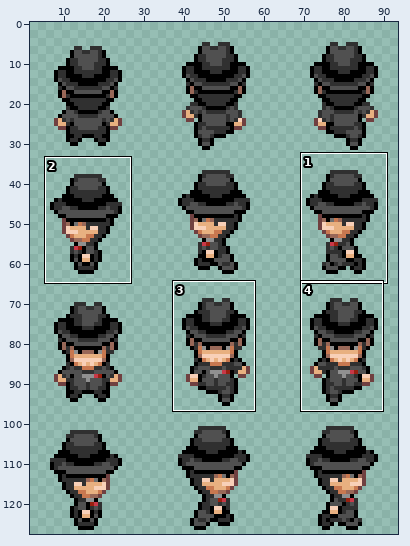
A sprite sheet gets an edit: P3D/Content/Textures/NPC/Giovanni.png. Above: a wide view before the commit, with the close-up outlined.
Close-up. As it was:
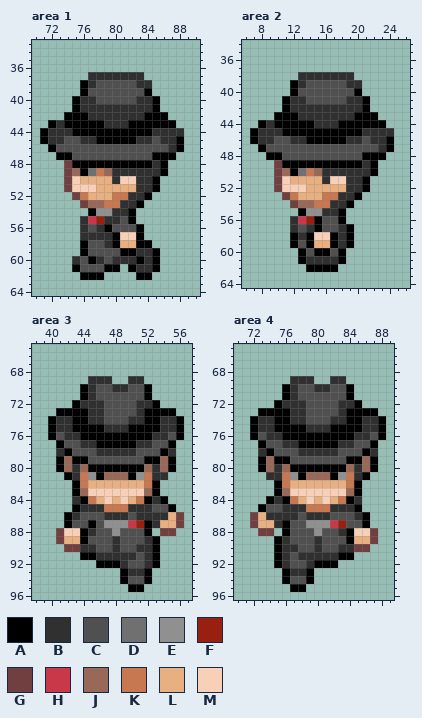
The file is 96x128 pixels. Shown: area 1: x 70..90, y 33..64; area 2: x 6..26, y 34..64; area 3: x 38..57, y 65..96; area 4: x 70..89, y 65..96. The wide view leaves out empty margins. The commit also changed other parts of the picture, which this record leaves out.
Palette (. is transparent): A #000000  B #303030  C #505050  D #707070  E #909090  F #982010  G #704040  H #c83848  J #986858  K #c87850  L #e8b080  M #f8d0b8
Pixels before, area 1, first column x 71:
37 ......BBBBBBB.....
38 .....ABCCCCCBB....
39 .....ACCCCCCCA....
40 ....ABBCCCCCBBA...
41 ....ABBBBBBBBBA...
42 ...AAABBBBBBBAAA..
43 .ABAAAAABBBAAAAAA.
44 ABBBAAAAAAAAAABBBB
45 ABBCCBBAAAAABBCBBA
46 .ACCCCCCCCCCCCCCBA
47 ..AACCCCCCCCCCAAA.
48 ...GAAAAAAAAAABA..
49 ...GJADKJBBBBBBA..
50 ...GMLLLLBMMBBA...
51 ...GMMMLLLLLBBA...
52 ....GKLLLKKBBA....
53 .....GJJKKBBA.....
54 ......AEEBBA......
55 .....BHFBBCA......
56 .....BCBACCCA.....
57 .....BBBBAMMA.....
58 .....ACCBALLAA....
59 .....ACCCCAABBA...
60 ....BCABCBBBABA...
61 ....ACCCAA.ABBA...
62 .....AAA....AA....
Pixels before, area 2, first column x 7:
38 ......BBBBBBB.....
39 .....ABCCCCCBB....
40 .....ACCCCCCCA....
41 ....ABBCCCCCBBA...
42 ....ABBBBBBBBBA...
43 ...AAABBBBBBBAAA..
44 .ABAAAAABBBAAAAAA.
45 ABBBAAAAAAAAAABBBB
46 ABBCCBBAAAAABBCBBA
47 .ACCCCCCCCCCCCCCBA
48 ..AACCCCCCCCCCAAA.
49 ...GAAAAAAAAAABA..
50 ...GJADKJBBBBBBA..
51 ...GMLLLLBMMBBA...
52 ...GMMMLLLLLBBA...
53 ....GKLLLKKBBA....
54 .....GJJKKBBA.....
55 ......AEEBBA......
56 .....BHFACCA......
57 .....BCBACCBA.....
58 .....ABAMMABA.....
59 .....ACALLABA.....
60 ......ACAACA......
61 ......ABBBBA......
62 .......AAAA.......
Pixels before, area 3, first column x 40:
69 .....BBB..BB.....
70 ....ABCCBBCCA....
71 ....ABCCCCCCA....
72 ...ABBBCCCCBBA...
73 .AAAABBCCCCBAAAA.
74 ABBAABBCCCBBAABBA
75 ABBAAAABBBAAAABBA
76 ACBBAAAAAAAAABBCA
77 .ACCBBAAAAABBCCA.
78 .BACCCBBBBBCCCAB.
79 .AJAACCCCCCCAAJA.
80 .AJBJAAAAAAAJBJA.
81 ..ABKEAJJJAEKBB..
82 ...AKLLLLLLLKA...
83 ...AJMMMMMMMJA...
84 ...BAKLMLMLKABA..
85 ...ABBBKKKBBBCCA.
86 ..ABCCCBBBCBBBBLG
87 ..ACCACEEEHFABLLG
88 .GMMABCCECCCA.GG.
89 .GLLACCCBCCCBA...
90 ..GGBBCCBCCBBA...
91 ....AABBBBBCBA...
92 ......AAABCCBA...
93 .........ABBA....
94 .........ACCA....
95 ..........AA.....
Pixels before, area 4, first column x 72:
69 .....BBB..BB.....
70 ....ABCCBBCCA....
71 ....ABCCCCCCA....
72 ...ABBBCCCCBBA...
73 .AAAABBCCCCBAAAA.
74 ABBAABBCCCBBAABBA
75 ABBAAAABBBAAAABBA
76 ACBBAAAAAAAAABBCA
77 .ACCBBAAAAABBCCA.
78 .BACCCBBBBBCCCAB.
79 .AJAACCCCCCCAAJA.
80 .AJBJAAAAAAAJBJA.
81 ..BBKEAJJJAEKBA..
82 ...AKLLLLLLLKA...
83 ...AJMMMMMMMJA...
84 ..ABAKLMLMLKAB...
85 .ACCBBBKKKBBBA...
86 GLBBBBCBBBCCCBA..
87 GLLBACCEEEHFCCA..
88 .GG.ACCCECCBAMMG.
89 ...ABCCCBCCCALLG.
90 ...ABBCCBCCBBGG..
91 ...ABCBBBBBAA....
92 ...ABCCBAAA......
93 ....ABBA.........
94 ....ACCA.........
95 .....AA..........
After the commit:
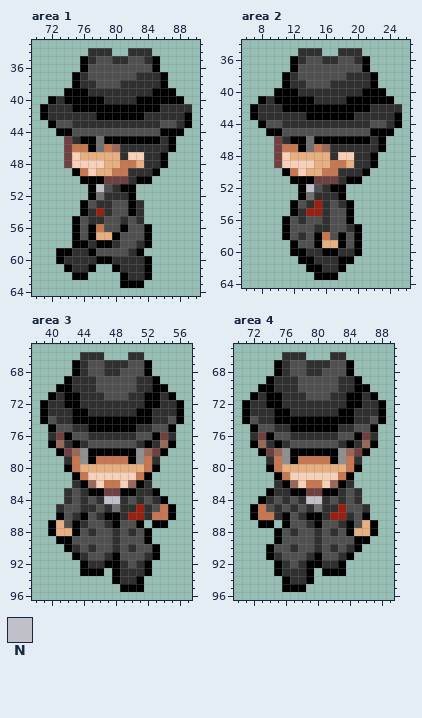
Colours new in this view: N #c0c0c8
Diff:
Changed rows in their new state; - is an unchanged pixel.
Area 1:
first column x 71:
34 ------BBB--BBB-----
35 -----ABCCBBCCBA----
36 -----ACCCCCCCCA----
37 ----ABCCCCCC-BBA---
38 ----AB----BB--BA---
39 ---AA-BBBBBBBBAAA--
40 -ABA-AAABBBBAA-AAA-
41 ABBB-AAAAAAAAA-BBBB
42 ABBBBB-AAAAAABBBBBA
43 --CCBBBB---BBBBCCBA
44 ..AACCCCCCCCCCCAAA-
45 ...GBAAD----AAA-A.-
46 -..GKKADKJBBBBBBA.-
47 --.GMLLLLLBMMBB-.--
48 ----MMMMLLKKLB-----
49 ---.AKMLLKK---A.---
50 ---..AAAGGGBAA.----
51 ---...ANCBAA...----
52 ----..ADBBBA..-----
53 -----ACBBCCAB------
54 -----ABFBCC-B------
55 ----ACBBCCBCB------
56 ----ACAKC-A-CA-----
57 ----ACALL-CCCA-----
58 ----A-BAABCCB------
59 --AABBA---CBA..----
60 --AB-BBAA---BA.----
61 ---ABBA..-BB-A.----
62 ----A-..--ABB------
63 ----------AAA------
Area 2:
first column x 7:
35 ------BBB--BBB-----
36 -----ABCCBBCCBA----
37 -----ACCCCCCCCA----
38 ----ABCCCCCC-BBA---
39 ----AB----BB--BA---
40 ---AA-BBBBBBBBAAA--
41 -ABA-AAABBBBAA-AAA-
42 ABBB-AAAAAAAAA-BBBB
43 ABBBBB-AAAAAABBBBBA
44 --CCBBBB---BBBBCCBA
45 ..AACCCCCCCCCCCAAA-
46 ...GBAAD----AAA-A.-
47 -..GKKADKJBBBBBBA.-
48 --.GMLLLLLBMMBB-.--
49 ----MMMMLLKKLB-----
50 ---.AKMLLKK---A.---
51 ---..AAAGGGBAA.----
52 ---...ANCBAA...----
53 ----..ADBBBA..-----
54 -----ACBFBC--------
55 -----ABFF-CCA------
56 ----ACBCCB-CA------
57 ----AC-CBB-CBA-----
58 ----AC-CAKCACA-----
59 -------CA-LACA-----
60 -----A-BB-ABBA-----
61 -------A----A------
62 ---------BBA-------
63 --------AAA--------
Area 3:
first column x 39:
66 -----BBB---BB-----
67 ----ABCCBBBCCA----
68 ----ABCCBBCCCA----
69 ---ABB-CCCCC-BA---
70 --AABB---CC-BBAA--
71 -ABAAB-B---BB-ABA-
72 ABBA----BBBB-A-BBA
73 ABBB----BBBBA-BBBA
74 AC----AAAAAAA-B-C-
75 --CCBB--AAA-BBCCA.
76 -BGACCBBBBBBCCAGB.
77 -AJBA-CCCCCC-ABJ--
78 --AGJEAAAAAAEJG-.-
79 --.BKEAKKKKAEKB..-
80 --.AKLLLLLLLLKA..-
81 ---.A-MMMMMMKA..--
82 ----BAJMKKMJAB.---
83 ---BCBAAGGAABB----
84 ---BCBCBNNBCBC----
85 --BCC--CBDB-F--K--
86 --AC-A-BAA-FF-KKA.
87 -ALCABC-BACCA.AA..
88 -ALLAC---B-B---..-
89 --AACC-------A.---
90 ---ABC-----BCC----
91 ----ABCC-ACC------
92 -----ABB----BA.---
93 -----AAA-AB-------
94 ---------ABBA.----
95 ----------A-------
Area 4:
first column x 71:
66 -----BBB---BB-----
67 ----ABCCBBBCCA----
68 ----ABCCBBCCCA----
69 ---ABB-CCCCC-BA---
70 --AABB---CC-BBAA--
71 -ABAAB-B---BB-ABA-
72 ABBA----BBBB-A-BBA
73 ABBB----BBBBA-BBBA
74 AC----AAAAAAA-B-C-
75 --CCBB--AAA-BBCCA.
76 -BGACCBBBBBBCCAGB.
77 -AJBA-CCCCCC-ABJ--
78 --AGJEAAAAAAEJG-.-
79 --.BKEAKKKKAEKB..-
80 --.AKLLLLLLLLKA..-
81 ---.A-MMMMMMKA..--
82 ----BAJMKKMJAB.---
83 ---ABBAAGGAABCB---
84 --ABCBCBNNBCBC----
85 -AK-BC-CBDB-FCCB--
86 -AKK-ACBAA-FFBC---
87 -.AA.---BACCBA-LA-
88 --..ACB--B-BC-LLA-
89 -----C-------CAA.-
90 ---ACC-----BC-A.--
91 ---ABC-C-ACCB-----
92 -------BA-BBA-----
93 ----AB----AAA-----
94 ------BB----------
95 -----A------------
Changed places in both close-ups, as pixel boxes (x1, y1, x2, y2):
changed: (40, 48, 192, 288)
changed: (250, 48, 402, 280)
changed: (40, 352, 184, 592)
changed: (242, 352, 386, 592)
